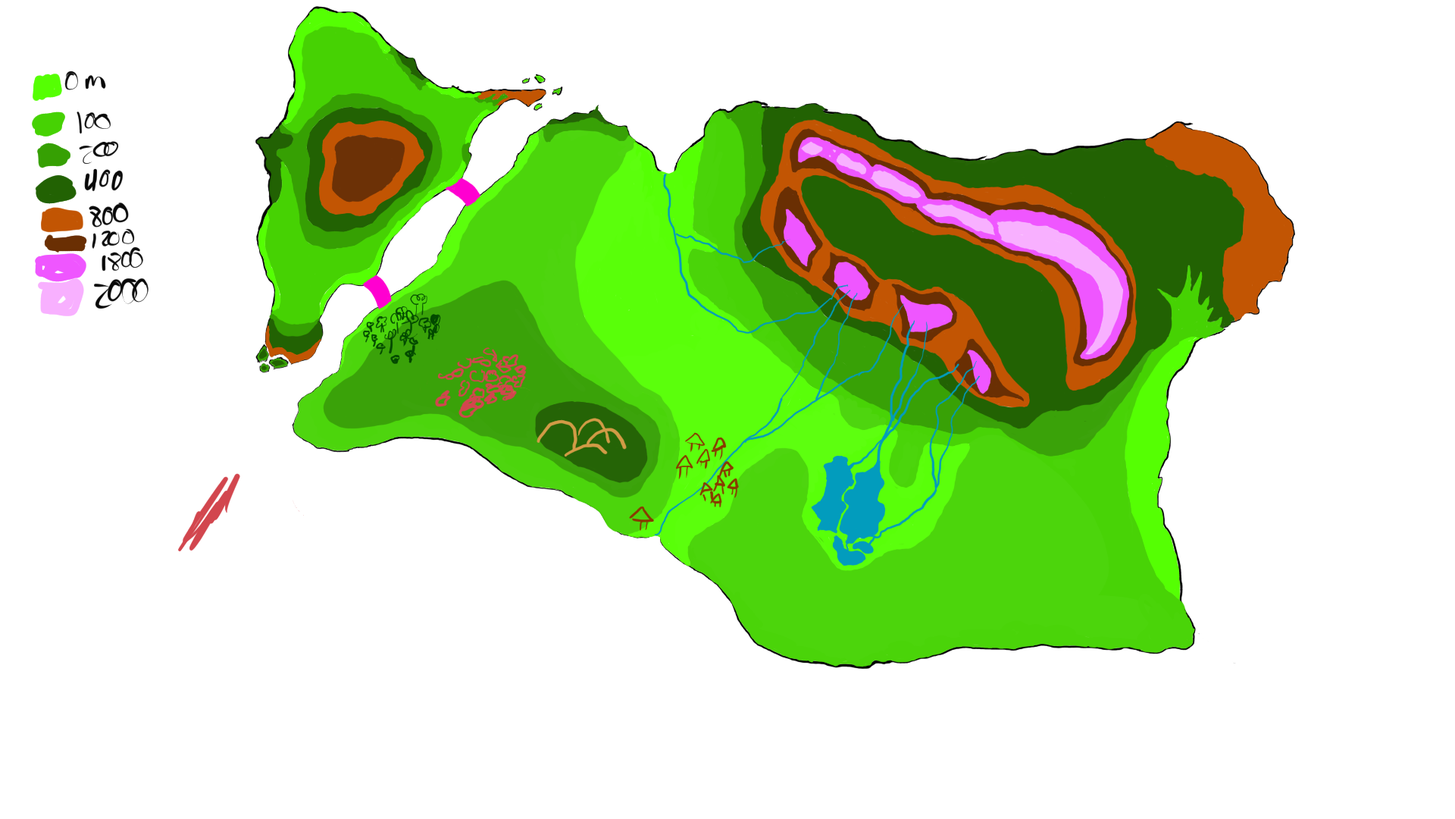
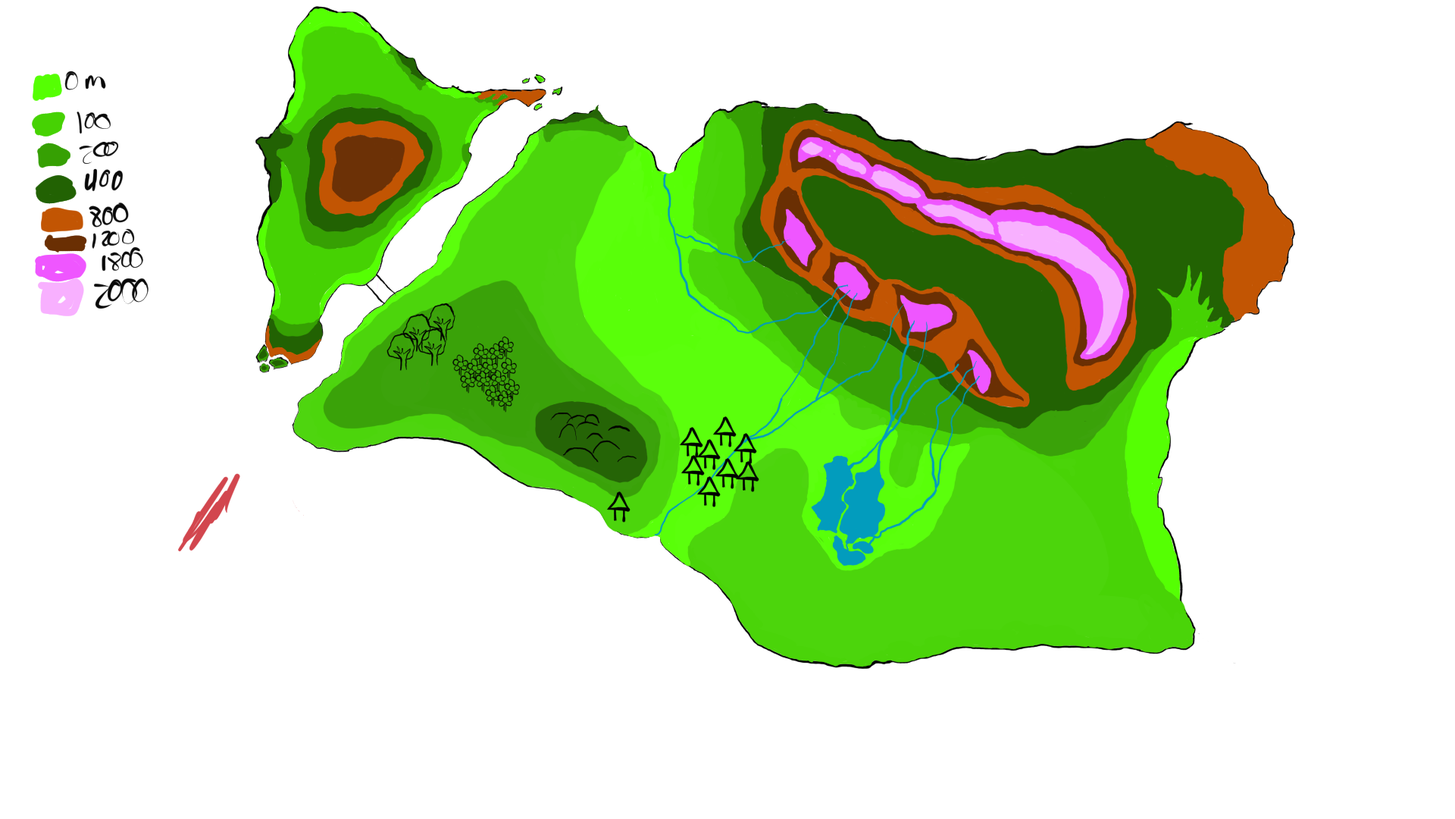
Before/after of a 1455x819 layered artwork. What changed in the layer stack:
painted on "ElementosHumanos" over left=363, top=177, right=760, bottom=531
painted on "ElementosNaturales" over left=363, top=177, right=760, bottom=531
painted on "Agua" over left=630, top=416, right=760, bottom=531
painted on "Altitud" over left=363, top=177, right=760, bottom=531
painted on "FormaMapa" over left=363, top=177, right=760, bottom=531
